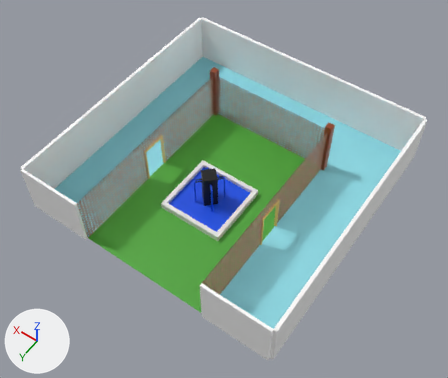
The glTF model models/courtyard.glb as it was, and as the next commit left it.
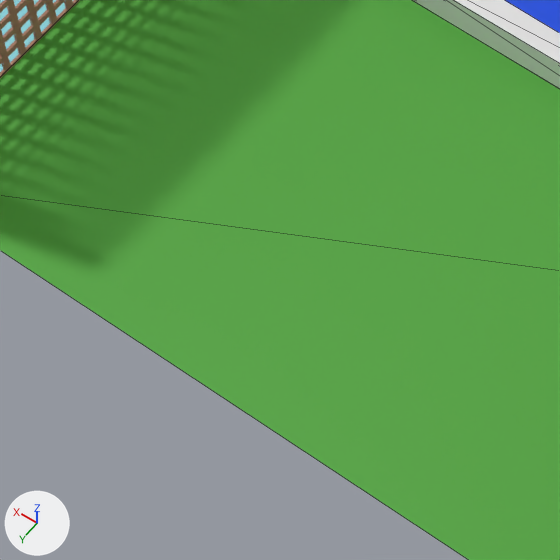
Each version is shown whole from a 50 mm lens placed at (-16.6, 23.9, 36.0), pointed at (-0.5, 1.4, 0.6), then close up on the part from 23% to 42% of the width and 56% to 78% of the height. Every picture has the same lights, and +X, +Y and +Z are marked at lower left. The close-ups show mesh edges as thin lines. Where no turn or scale is listed for an object, it has been applied to the vertices.

Objects in the first close-up: 'East divider', 'Fountain base', 'Ground', 'Water pool'.
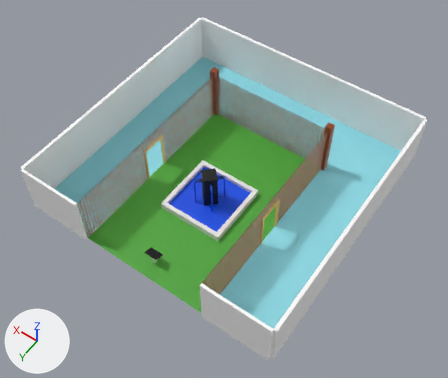
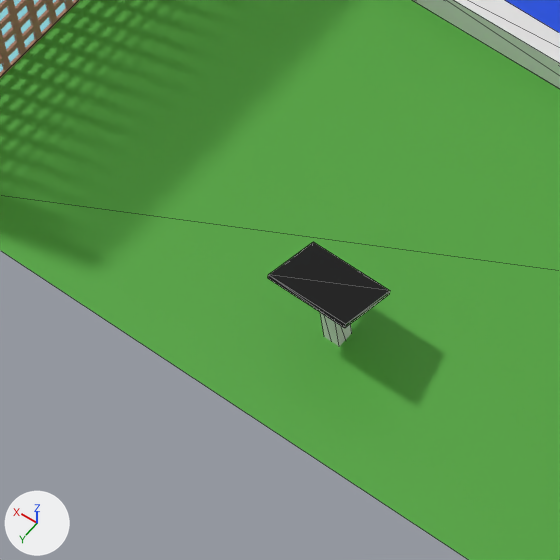
Diff of the bpy script that builds the scene:
```diff
--- a/models/courtyard.glb.py
+++ b/models/courtyard.glb.py
@@ mat_pedestal_slate @@
+mat_pedestal_slate = principled_material('Pedestal Slate')
+mat_pedestal_slate.base_color = (0.0, 0.0, 0.0)  # black #000000
+mat_pedestal_slate.roughness = 0.0614
@@ mat_pedestal_stand @@
+mat_pedestal_stand = principled_material('Pedestal Stand')
+mat_pedestal_stand.base_color = (0.8, 0.8, 0.8)  # white #e7e7e7
+mat_pedestal_stand.roughness = 0.0636
@@ me_cube_016 @@
+me_cube_016.from_pydata([(-0.5, -0.319, -0.169), (-0.5, -0.336, -0.122), (-0.5, 0.353, 0.075), (-0.5, 0.336, 0.122), (0.5, -0.319, -0.169), (0.5, -0.336, -0.122), (0.5, 0.353, 0.075), (0.5, 0.336, 0.122)], [], [(0, 1, 3), (0, 3, 2), (2, 3, 7), (2, 7, 6), (6, 7, 5), (6, 5, 4), (4, 5, 1), (4, 1, 0), (2, 6, 4), (2, 4, 0), (7, 3, 1), (7, 1, 5)])
+me_cube_016.materials.append(mat_pedestal_slate)  # black #000000
@@ me_cube_015 @@
+me_cube_015.from_pydata([(-0.1, -0.1, -1.0), (-0.1, -0.1, 0.91), (-0.1, 0.1, -1.0), (-0.1, 0.1, 1.0), (0.1, -0.1, -1.0), (0.1, -0.1, 0.91), (0.1, 0.1, -1.0), (0.1, 0.1, 1.0)], [], [(0, 1, 3), (0, 3, 2), (2, 3, 7), (2, 7, 6), (6, 7, 5), (6, 5, 4), (4, 5, 1), (4, 1, 0), (2, 6, 4), (2, 4, 0), (7, 3, 1), (7, 1, 5)])
+me_cube_015.materials.append(mat_pedestal_stand)  # white #e7e7e7
@@ ob_slate @@
+ob_slate = bpy.data.objects.new('Slate', me_cube_016)
+ob_slate.location = (0.0, 8.75, 1.0)
@@ ob_pedestal @@
+ob_pedestal = bpy.data.objects.new('Pedestal', me_cube_015)
+ob_pedestal.location = (0.0, 8.75, 0.0)
```

Location of each change, (x1, y1, x2, y2) in pixels of the close-ups (560 x 560 px):
'Slate', added (black): after (268, 242, 390, 328)
'Pedestal', added: after (320, 312, 352, 347)
